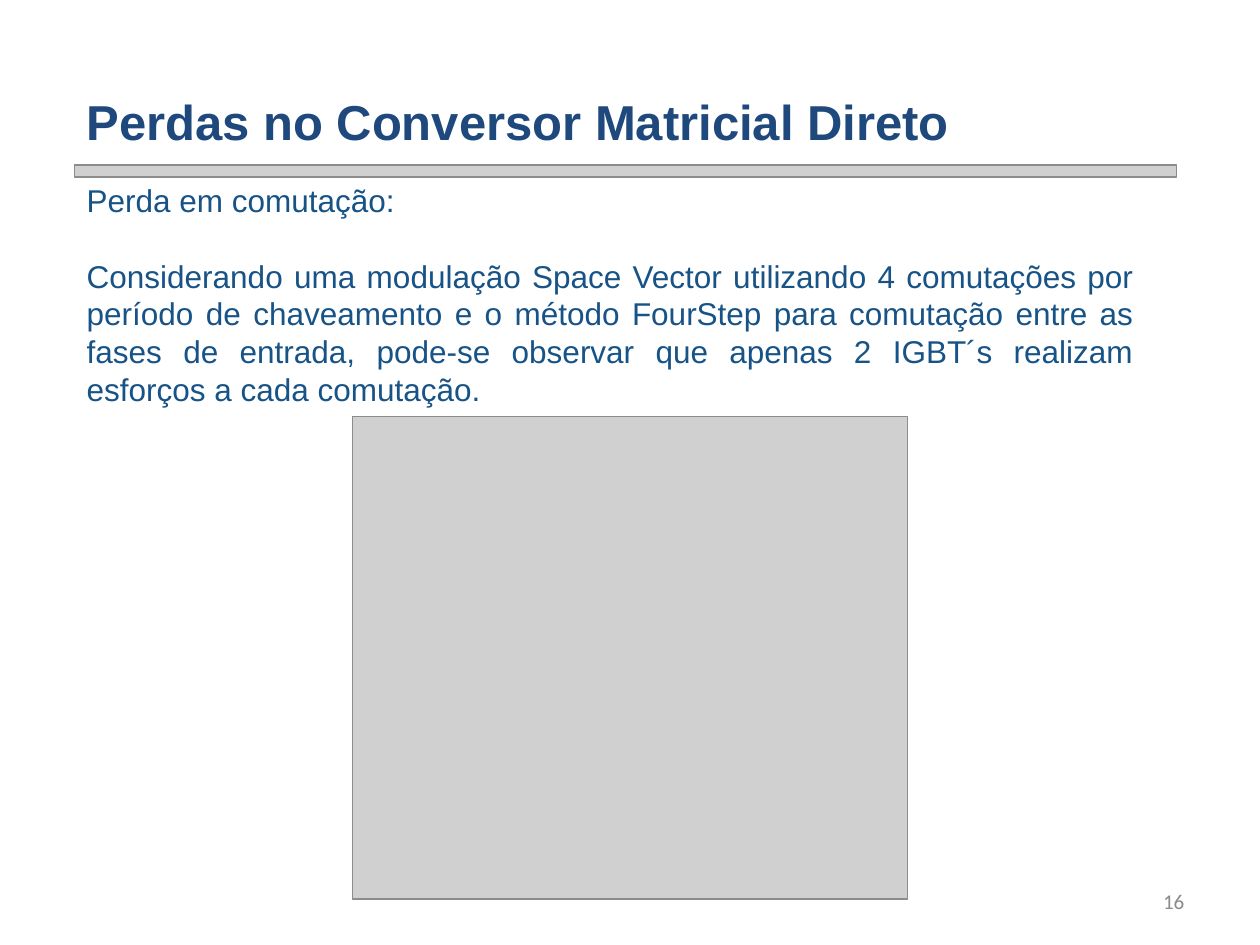
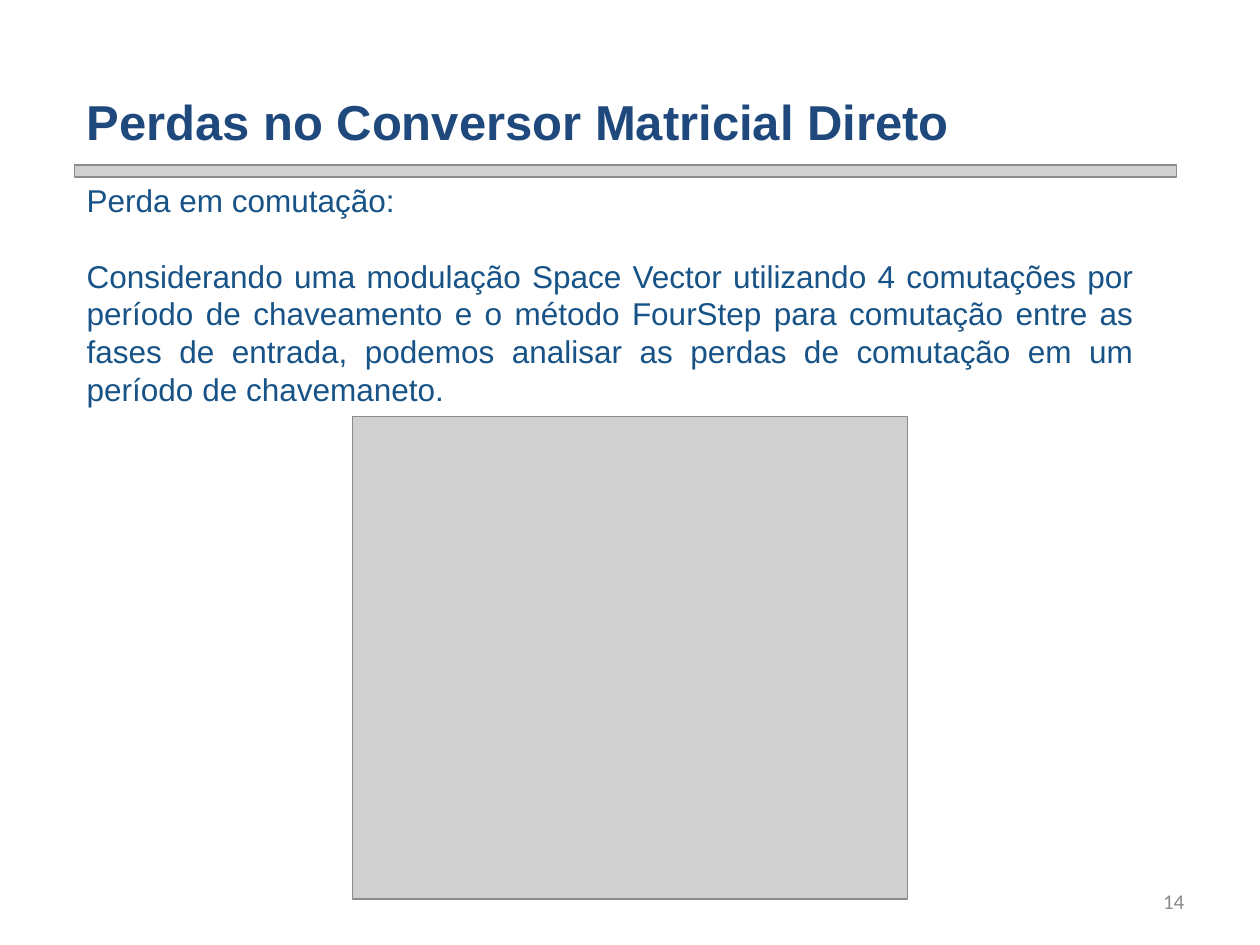
Before and after one commit to smarley2/ED1, a slide deck: slide 14 of Apresentação ED - Análise de perdas em conversor matricial - Fábio Posser.pptx (slide 16 before the commit). Drawn at 1260x945 pixels with LibreOffice and Linux fonts; fonts in the diff are those of the drawing; grey boxes stand for pictures; background and template pictures are left out. Boxes give left, top, right and bottom in pixels: in the first picture for what was removed or moved away, otherwise in the second. Text is boxed around its words. In the diff, an @@ line names an element or a change of style, - is before the commit and + after.

```diff
--- a/Apresentação ED - Análise de perdas em conversor matricial - Fábio Posser.pptx
+++ b/Apresentação ED - Análise de perdas em conversor matricial - Fábio Posser.pptx
@@ text at <box>87,265,1133,407</box>: text changed @@
-  Considerando uma modulação Space Vector utilizando 4 comutações por período de chaveamento e o método FourStep para comutação entre as fases de entrada, pode-se observar que apenas 2 IGBT´s realizam esforços a cada comutação.
+  Considerando uma modulação Space Vector utilizando 4 comutações por período de chaveamento e o método FourStep para comutação entre as fases de entrada, podemos analisar as perdas de comutação em um período de chavemaneto.
@@ page number at <box>1163,895,1184,909</box>: text changed @@
-16
+14
```
Also in this commit, not shown: 7 other slides changed, 11 slides added, 2 slides removed, 1 other file.
